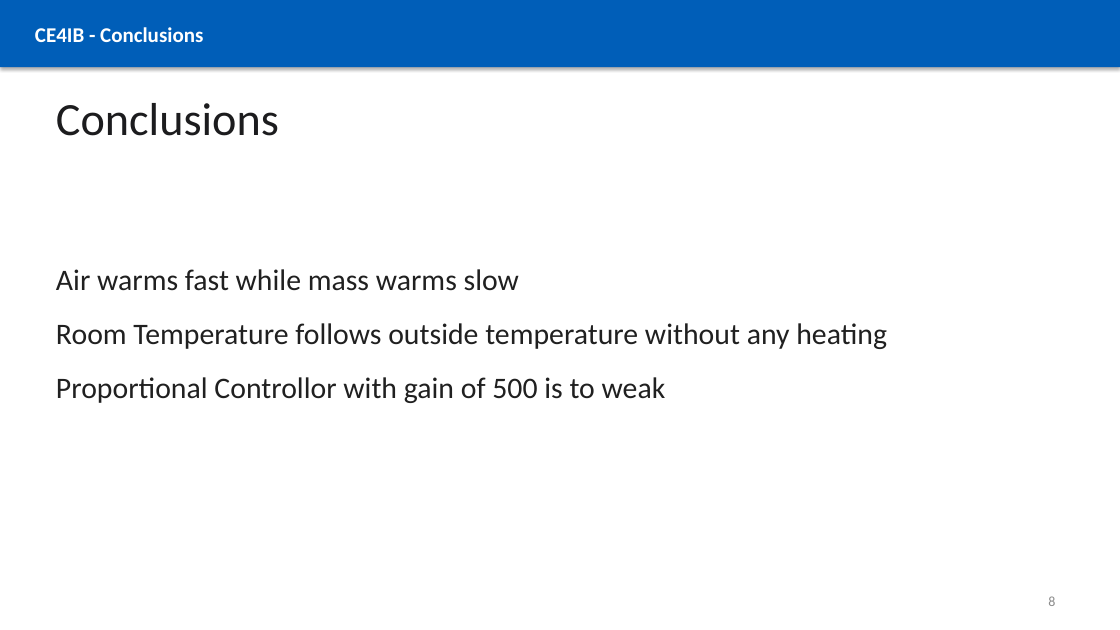
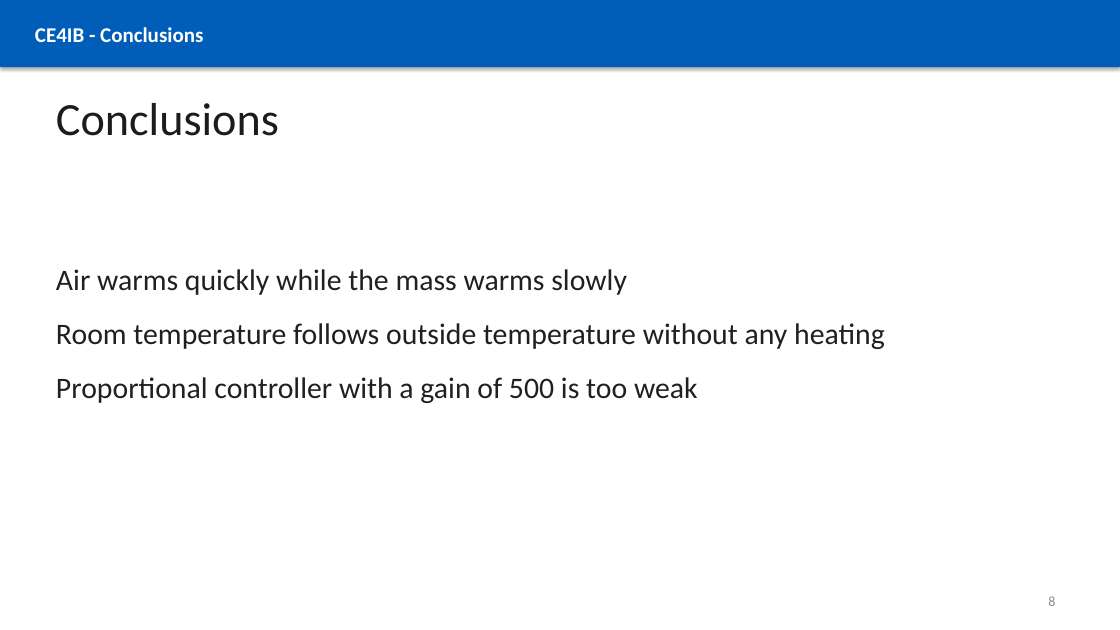
Before and after one commit to linokaiser/CE4IB, a slide deck: slide 8 of presentations/CE4IB_Building_Energy_Simulation.pptx. Drawn at 1120x630 pixels with LibreOffice and Linux fonts; fonts in the diff are those of the drawing. Boxes give left, top, right and bottom in pixels: in the first picture for what was removed or moved away, otherwise in the second. Text is boxed around its words. In the diff, an @@ line names an element or a change of style, - is before the commit and + after.

```diff
--- a/presentations/CE4IB_Building_Energy_Simulation.pptx
+++ b/presentations/CE4IB_Building_Energy_Simulation.pptx
@@ text at <box>56,269,627,295</box>: text changed @@
-Air warms fast while mass warms slow
+Air warms quickly while the mass warms slowly
@@ text at <box>56,323,885,349</box>: text changed @@
-Room Temperature follows outside temperature without any heating
+Room temperature follows outside temperature without any heating
@@ text at <box>56,377,698,403</box>: text changed @@
-Proportional Controllor with gain of 500 is to weak
+Proportional controller with a gain of 500 is too weak
```
Also in this commit, not shown: 5 other slides changed, 5 other files.
